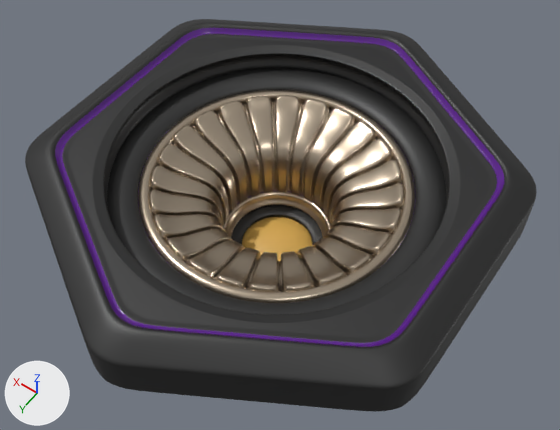
Renders of the Blender file orbiter/models/flower888.16.32.blend from each side of a commit.
Both versions are drawn from a 50 mm camera at (-1.009, 1.393, 1.872) aimed at (-0.017, 0.005, -0.31). Lighting does not change. The marker at lower left points along +X, +Y and +Z. The picture after the commit comes second.

Objects in the first picture: 'core', 'flower', 'outside', 'separator', 'top_ring'.
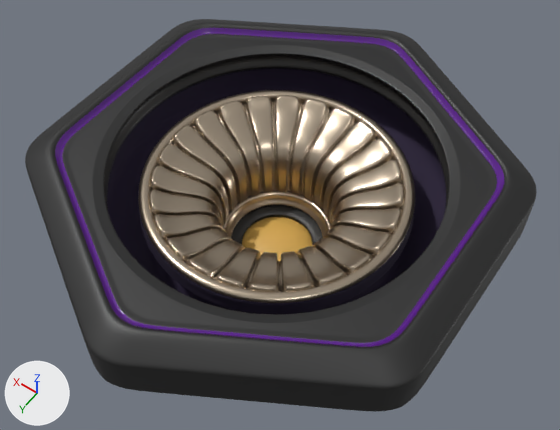
Diff of the bpy script that builds the scene:
```diff
--- a/orbiter/models/flower888.16.32.blend.py
+++ b/orbiter/models/flower888.16.32.blend.py
@@ mat_bottom @@
 mat_bottom = principled_material('bottom')
-mat_bottom.base_color = (0.323, 0.166, 0.665)  # purple #9a71d5
+mat_bottom.base_color = (0.0241, 0.0141, 0.0443)  # dark purple #2b203b
 mat_bottom.metallic = 0.01
-mat_bottom.roughness = 0.444
+mat_bottom.roughness = 0.888
@@ ob_top_ring @@
 ob_top_ring.location = (0.0, 0.0, 0.0)
+ob_top_ring.hide_set(True)
```

What differs and where, as boxes [x1, y1, x2, y2] in the pictures (560 x 430 px):
'top_ring', hidden
    before: [107, 68, 446, 315]
